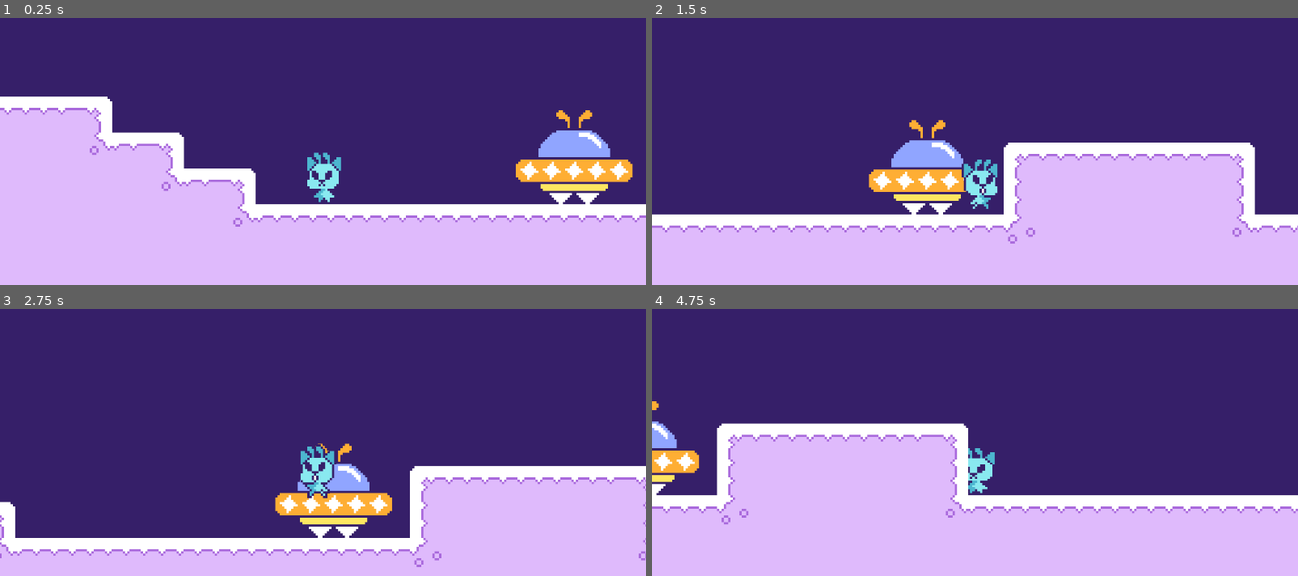
Above: before the commit, frames 1-4 (two rows, left to right).
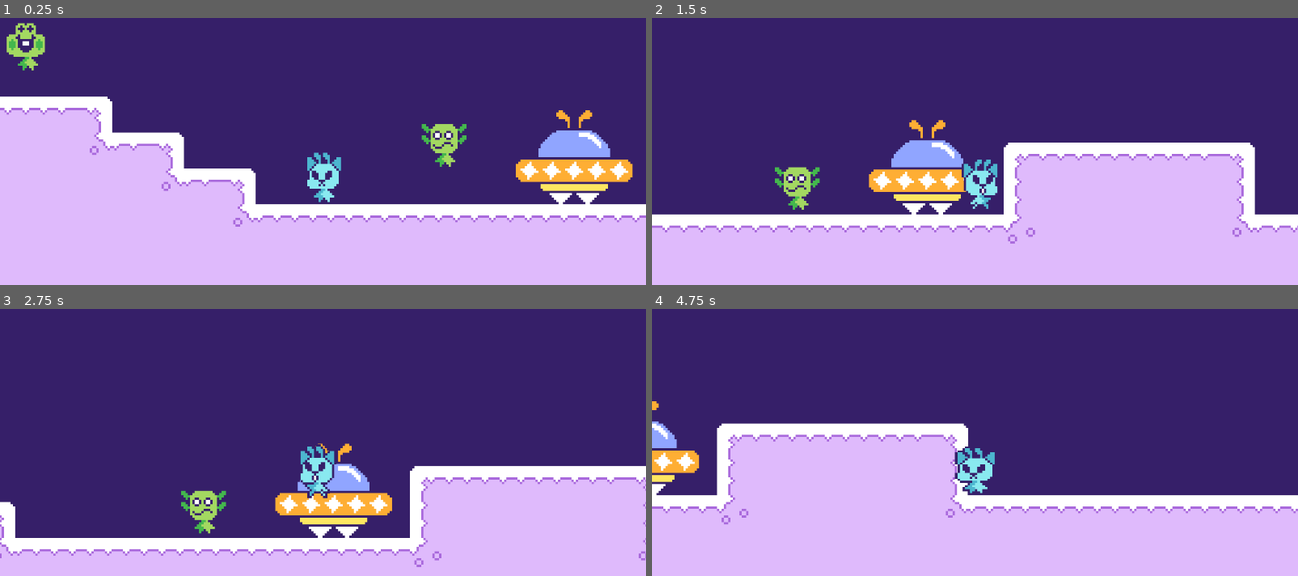
Above: after the commit, the same moments.

Repository: Zazorah/secret-santa-2025
Game: Godot game, scene res://World/Placeholder/TestRoom.tscn
Same seed, same stepped clock (60 frames per second), same inputs: the game is played once before the commit and once after it.
Inputs:
- Up to frame 1 (0.25 s): no input
- Up to frame 2 (1.5 s): hold D (move_right) from 0.53 s (still down); tap W (jump) at 0.6, 0.77, 1.07, 1.35 s
- Up to frame 3 (2.75 s): tap W (jump) at 1.52, 1.82, 2.1 s; release D (move_right) at 2.03 s; hold A (move_left) from 2.03 s (still down)
- Up to frame 4 (4.75 s): release A (move_left) at 2.78 s; hold D (move_right) 2.78-4.28 s; tap W (jump) at 2.85, 3.02, 3.32, 3.6, 3.77, 4.07, 4.35, 4.52 s; hold A (move_left) from 4.28 s (still down)

The runs differ from the first frame. In frame 1, 1.2% of the frame differs, in the area x 1-73%, y 1-56%; in frame 2, 0.6%; in frame 3, 0.6%; in frame 4, 0.3%.

Commit message:
Basic NPC Class and Scenes Created

Diff:
--- /dev/null
+++ b/Entities/Characters/NPCs/EntityNPC.gd
@@ -0,0 +1,53 @@
+class_name EntityNPC
+extends Entity
+
+## Entity class that encapsulates basic NPC behavior.
+
+# Cutscenes
+# NOTE - For now, just reference a specific scene with a key. In the future
+#        we'll introduce a more elaborate system that picks the key based on
+#        different conditions.
+@export var cutscene_key: StringName
+
+# State
+enum State { IDLE, WANDERING, TALKING, WATCHING }
+var current_state: State = State.IDLE
+
+# Wandering
+@export var will_wander: bool = true
+var wander_timer: float
+var wander_target: Vector2
+
+# Interaction Zone
+var interaction_zone: InteractionZone
+
+func _ready():
+	super._ready()
+
+	# Set self up as something interactable if cutscene data exists.
+	if cutscene_key:
+		pass
+
+	pass
+
+func _process(delta: float) -> void:
+	# Update based on state.
+	match current_state:
+		pass
+
+# State Management Methods
+func change_state(new_state: State) -> void:
+	_on_state_exit(current_state)
+	_on_state_enter(new_state)
+
+	current_state = new_state
+
+func _on_state_enter(state: State) -> void:
+	pass
+
+func _on_state_exit(state: State) -> void:
+	pass
+
+# Interaction Management Methods
+func _setup_interaction_zone() -> void:
+	pass
--- /dev/null
+++ b/Entities/Characters/NPCs/Example Scenes/NPCAxolotl.tscn
@@ -0,0 +1,57 @@
+[gd_scene load_steps=9 format=3 uid="uid://btdyebtu3dvg4"]
+
+[ext_resource type="Script" uid="uid://2wltjwcplwhv" path="res://Entities/Characters/NPCs/EntityNPC.gd" id="1_5mfrv"]
+[ext_resource type="Script" uid="uid://d3uvftvuiacu4" path="res://Entities/EntityVisualizer.gd" id="2_yfb0c"]
+[ext_resource type="Texture2D" uid="uid://bbetyh7kje434" path="res://Entities/Characters/NPCs/Assets/NPC_Axolotl.png" id="3_6knan"]
+
+[sub_resource type="AtlasTexture" id="AtlasTexture_dw0vs"]
+atlas = ExtResource("3_6knan")
+region = Rect2(0, 0, 32, 32)
+
+[sub_resource type="AtlasTexture" id="AtlasTexture_6knan"]
+atlas = ExtResource("3_6knan")
+region = Rect2(32, 0, 32, 32)
+
+[sub_resource type="AtlasTexture" id="AtlasTexture_fj1c1"]
+atlas = ExtResource("3_6knan")
+region = Rect2(0, 0, 32, 32)
+
+[sub_resource type="SpriteFrames" id="SpriteFrames_6knan"]
+animations = [{
+"frames": [{
+"duration": 1.0,
+"texture": SubResource("AtlasTexture_dw0vs")
+}],
+"loop": true,
+"name": &"idle",
+"speed": 5.0
+}, {
+"frames": [{
+"duration": 1.0,
+"texture": SubResource("AtlasTexture_6knan")
+}, {
+"duration": 1.0,
+"texture": SubResource("AtlasTexture_fj1c1")
+}],
+"loop": true,
+"name": &"talk",
+"speed": 5.0
+}]
+
+[sub_resource type="RectangleShape2D" id="RectangleShape2D_6knan"]
+size = Vector2(12, 21)
+
+[node name="NPCAxolotl" type="CharacterBody2D"]
+script = ExtResource("1_5mfrv")
+metadata/_custom_type_script = "uid://2wltjwcplwhv"
+
+[node name="EntityVisualizer" type="AnimatedSprite2D" parent="."]
+sprite_frames = SubResource("SpriteFrames_6knan")
+animation = &"idle"
+offset = Vector2(0, -16)
+script = ExtResource("2_yfb0c")
+metadata/_custom_type_script = "uid://d3uvftvuiacu4"
+
+[node name="CollisionShape2D" type="CollisionShape2D" parent="."]
+position = Vector2(0, -9.5)
+shape = SubResource("RectangleShape2D_6knan")
--- /dev/null
+++ b/Entities/Characters/NPCs/Example Scenes/NPCFork.tscn
@@ -0,0 +1,57 @@
+[gd_scene load_steps=9 format=3 uid="uid://sekigwdfuswx"]
+
+[ext_resource type="Script" uid="uid://2wltjwcplwhv" path="res://Entities/Characters/NPCs/EntityNPC.gd" id="1_cewtu"]
+[ext_resource type="Texture2D" uid="uid://d1xellxihtk18" path="res://Entities/Characters/NPCs/Assets/NPC_Fork.png" id="2_cewtu"]
+[ext_resource type="Script" uid="uid://d3uvftvuiacu4" path="res://Entities/EntityVisualizer.gd" id="3_00328"]
+
+[sub_resource type="AtlasTexture" id="AtlasTexture_ucgr0"]
+atlas = ExtResource("2_cewtu")
+region = Rect2(0, 0, 32, 32)
+
+[sub_resource type="AtlasTexture" id="AtlasTexture_00328"]
+atlas = ExtResource("2_cewtu")
+region = Rect2(32, 0, 32, 32)
+
+[sub_resource type="AtlasTexture" id="AtlasTexture_i37nf"]
+atlas = ExtResource("2_cewtu")
+region = Rect2(0, 0, 32, 32)
+
+[sub_resource type="SpriteFrames" id="SpriteFrames_6knan"]
+animations = [{
+"frames": [{
+"duration": 1.0,
+"texture": SubResource("AtlasTexture_ucgr0")
+}],
+"loop": true,
+"name": &"idle",
+"speed": 5.0
+}, {
+"frames": [{
+"duration": 1.0,
+"texture": SubResource("AtlasTexture_00328")
+}, {
+"duration": 1.0,
+"texture": SubResource("AtlasTexture_i37nf")
+}],
+"loop": true,
+"name": &"talk",
+"speed": 5.0
+}]
+
+[sub_resource type="RectangleShape2D" id="RectangleShape2D_6knan"]
+size = Vector2(12, 20)
+
+[node name="NPCFork" type="CharacterBody2D"]
+script = ExtResource("1_cewtu")
+metadata/_custom_type_script = "uid://2wltjwcplwhv"
+
+[node name="EntityVisualizer" type="AnimatedSprite2D" parent="."]
+sprite_frames = SubResource("SpriteFrames_6knan")
+animation = &"talk"
+offset = Vector2(0, -16)
+script = ExtResource("3_00328")
+metadata/_custom_type_script = "uid://d3uvftvuiacu4"
+
+[node name="CollisionShape2D" type="CollisionShape2D" parent="."]
+position = Vector2(0, -10)
+shape = SubResource("RectangleShape2D_6knan")
--- /dev/null
+++ b/Entities/Characters/NPCs/Example Scenes/NPCFrog.tscn
@@ -0,0 +1,58 @@
+[gd_scene load_steps=10 format=3 uid="uid://c2anmygexkfrd"]
+
+[ext_resource type="Script" uid="uid://2wltjwcplwhv" path="res://Entities/Characters/NPCs/EntityNPC.gd" id="1_h44a1"]
+[ext_resource type="Texture2D" uid="uid://bbetyh7kje434" path="res://Entities/Characters/NPCs/Assets/NPC_Axolotl.png" id="2_e6spy"]
+[ext_resource type="Texture2D" uid="uid://bwnfesuf3b44b" path="res://Entities/Characters/NPCs/Assets/NPC_Frog.png" id="2_h44a1"]
+[ext_resource type="Script" uid="uid://d3uvftvuiacu4" path="res://Entities/EntityVisualizer.gd" id="3_ivsx0"]
+
+[sub_resource type="AtlasTexture" id="AtlasTexture_e6spy"]
+atlas = ExtResource("2_h44a1")
+region = Rect2(0, 0, 32, 32)
+
+[sub_resource type="AtlasTexture" id="AtlasTexture_6knan"]
+atlas = ExtResource("2_e6spy")
+region = Rect2(32, 0, 32, 32)
+
+[sub_resource type="AtlasTexture" id="AtlasTexture_fj1c1"]
+atlas = ExtResource("2_e6spy")
+region = Rect2(0, 0, 32, 32)
+
+[sub_resource type="SpriteFrames" id="SpriteFrames_6knan"]
+animations = [{
+"frames": [{
+"duration": 1.0,
+"texture": SubResource("AtlasTexture_e6spy")
+}],
+"loop": true,
+"name": &"idle",
+"speed": 5.0
+}, {
+"frames": [{
+"duration": 1.0,
+"texture": SubResource("AtlasTexture_6knan")
+}, {
+"duration": 1.0,
+"texture": SubResource("AtlasTexture_fj1c1")
+}],
+"loop": true,
+"name": &"talk",
+"speed": 5.0
+}]
+
+[sub_resource type="RectangleShape2D" id="RectangleShape2D_6knan"]
+size = Vector2(12, 20)
+
+[node name="NPCFrog" type="CharacterBody2D"]
+script = ExtResource("1_h44a1")
+metadata/_custom_type_script = "uid://2wltjwcplwhv"
+
+[node name="EntityVisualizer" type="AnimatedSprite2D" parent="."]
+sprite_frames = SubResource("SpriteFrames_6knan")
+animation = &"idle"
+offset = Vector2(0, -16)
+script = ExtResource("3_ivsx0")
+metadata/_custom_type_script = "uid://d3uvftvuiacu4"
+
+[node name="CollisionShape2D" type="CollisionShape2D" parent="."]
+position = Vector2(0, -10)
+shape = SubResource("RectangleShape2D_6knan")
--- a/Entities/Characters/Player/EntityPlayer.gd
+++ b/Entities/Characters/Player/EntityPlayer.gd
@@ -36,5 +36,8 @@
 		velocity.y = jump_velocity
 		current_state = State.JUMPING
 
+		if visualizer:
+			visualizer.squish(0.5)
+
 	if not is_on_floor():
 		current_state = State.FALLING if velocity.y > 0 else State.JUMPING
--- a/Entities/Characters/Player/PlayerCharacter.tscn
+++ b/Entities/Characters/Player/PlayerCharacter.tscn
@@ -91,7 +91,6 @@
 animation = &"idle"
 offset = Vector2(0, -16)
 script = ExtResource("2_mts63")
-sprite = SubResource("SpriteFrames_wspla")
 metadata/_custom_type_script = "uid://d3uvftvuiacu4"
 
 [node name="CollisionShape2D" type="CollisionShape2D" parent="."]
--- a/Entities/EntityVisualizer.gd
+++ b/Entities/EntityVisualizer.gd
@@ -5,9 +5,6 @@
 
 # Linked Nodes
 var entity: Entity
-
-# Animation
-@export var sprite: SpriteFrames
 
 func update_animation(entity_context: Dictionary) -> void:
 	var velocity = entity_context.get("velocity", 0.0)
--- /dev/null
+++ b/Entities/Utility/InteractionZone.gd
@@ -0,0 +1,7 @@
+class_name InteractionZone
+extends Node
+
+# Defines a space in which the Player can interact with the entity
+# that this is attached to.
+
+signal on_interact
--- a/World/Placeholder/TestRoom.tscn
+++ b/World/Placeholder/TestRoom.tscn
@@ -1,9 +1,12 @@
-[gd_scene load_steps=5 format=4 uid="uid://b0gsog6fd8xua"]
+[gd_scene load_steps=8 format=4 uid="uid://b0gsog6fd8xua"]
 
 [ext_resource type="PackedScene" uid="uid://cxa7e1h621ru5" path="res://Entities/Characters/Player/PlayerCharacter.tscn" id="1_c3ubo"]
 [ext_resource type="Script" uid="uid://c1u3337rkmd6x" path="res://Utility/Camera.gd" id="1_chg7e"]
 [ext_resource type="Texture2D" uid="uid://ca0andprlmwk1" path="res://Entities/Assets/Ship.png" id="1_p0ltf"]
 [ext_resource type="TileSet" uid="uid://vtji68yn4ypp" path="res://World/Tilesets/Placeholder.tres" id="3_8h5r4"]
+[ext_resource type="PackedScene" uid="uid://btdyebtu3dvg4" path="res://Entities/Characters/NPCs/Example Scenes/NPCAxolotl.tscn" id="5_dv4i4"]
+[ext_resource type="PackedScene" uid="uid://c2anmygexkfrd" path="res://Entities/Characters/NPCs/Example Scenes/NPCFrog.tscn" id="6_vhexg"]
+[ext_resource type="PackedScene" uid="uid://sekigwdfuswx" path="res://Entities/Characters/NPCs/Example Scenes/NPCFork.tscn" id="7_fi5io"]
 
 [node name="TestRoom" type="Node2D"]
 
@@ -17,9 +20,18 @@
 position = Vector2(142, 105)
 texture = ExtResource("1_p0ltf")
 
-[node name="PlayerCharacter" parent="." instance=ExtResource("1_c3ubo")]
-position = Vector2(30, 129)
-
 [node name="TileMapLayer" type="TileMapLayer" parent="."]
 tile_map_data = PackedByteArray("AAAAAAgAAAABAAAAAAABAAgAAAABAAAAAAACAAgAAAABAAAAAAADAAgAAAABAAAAAAAEAAgAAAABAAAAAAAFAA …(17408 unchanged characters)…
 tile_set = ExtResource("3_8h5r4")
+
+[node name="NPCAxolotl" parent="." instance=ExtResource("5_dv4i4")]
+position = Vector2(84, 97)
+
+[node name="NPCFrog" parent="." instance=ExtResource("6_vhexg")]
+position = Vector2(-102, 54)
+
+[node name="NPCFork" parent="." instance=ExtResource("7_fi5io")]
+position = Vector2(508, 106)
+
+[node name="PlayerCharacter" parent="." instance=ExtResource("1_c3ubo")]
+position = Vector2(30, 129)
Not shown, added: Entities/Characters/NPCs/EntityNPC.gd.uid
Not shown, added: Entities/Characters/NPCs/Example Scenes/README.txt
Not shown, added: Entities/Utility/InteractionZone.gd.uid
